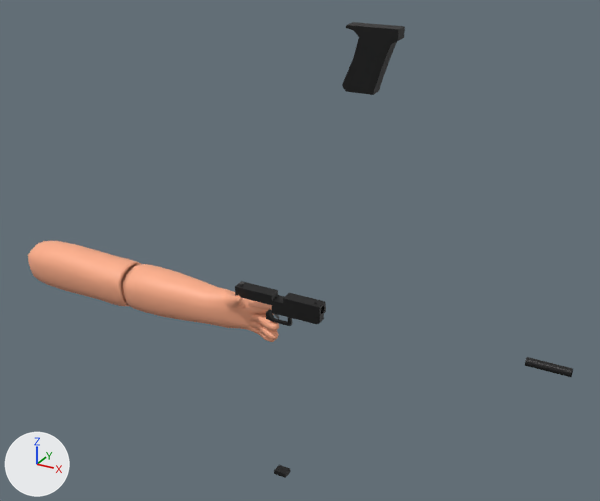
Renders of the glTF model public/glbs/impg.glb from each side of a commit.
Before and after are seen from a camera (50 mm lens) standing at (4.68, -2.35, 1.62) and looking at (3.37, 0.03, 0.42). The axes (+X, +Y, +Z) are drawn at lower left. The lights are the same throughout. The picture after the commit comes second. Where no turn or scale is listed for an object, it has been applied to the vertices.

The older version as bpy lines, for what is in view:
```python
ob_barrel = bpy.data.objects.new('barrel', me_circle_003)
ob_barrel.location = (4.22, -0.085, 0.174)
ob_barrel_001 = bpy.data.objects.new('barrel.001', me_cube_006)
ob_barrel_001.location = (3.346, -0.085, 0.174)
ob_bp = bpy.data.objects.new('bp', me_cube_007)
ob_bp.location = (3.359, -0.091, -0.467)
ob_cube_001 = bpy.data.objects.new('Cube.001', me_mesh)
ob_cube_001.location = (1.69, -0.044, 0.143)
ob_cube_002 = bpy.data.objects.new('Cube.002', me_cube_005)
ob_cube_002.location = (3.346, -0.085, 0.174)
ob_handle = bpy.data.objects.new('handle', me_cube)
ob_handle.location = (3.801, -0.143, 1.167)
ob_handle_003 = bpy.data.objects.new('handle.003', me_cube_003)
ob_handle_003.location = (3.346, -0.085, 0.174)
```
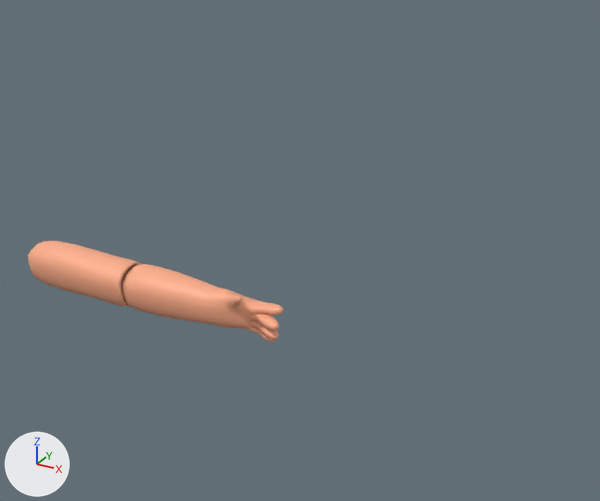
Where the newer file only moved an object's origin or applied its transform, the numbers keep the older frame.

Changed parts and their boxes [x1, y1, x2, y2] in the pictures (600 x 501 px):
'handle', deleted (black)
    before: [342, 22, 405, 95]
'barrel.001', deleted (black)
    before: [235, 281, 326, 318]
'barrel', deleted (black)
    before: [525, 357, 573, 377]
'handle.003', deleted
    before: [272, 306, 324, 324]
'Cube.002', deleted
    before: [266, 309, 292, 326]
'bp', deleted
    before: [274, 465, 290, 478]

The change, as a diff of the scene's bpy script:
```diff
--- a/public/glbs/impg.glb.py
+++ b/public/glbs/impg.glb.py
@@ ob_bp @@
-ob_bp = bpy.data.objects.new('bp', me_cube_007)
-ob_bp.location = (3.359, -0.091, -0.467)
@@ ob_cube_002 @@
-ob_cube_002 = bpy.data.objects.new('Cube.002', me_cube_005)
-ob_cube_002.location = (3.346, -0.085, 0.174)
@@ ob_barrel @@
-ob_barrel = bpy.data.objects.new('barrel', me_circle_003)
-ob_barrel.location = (4.22, -0.085, 0.174)
@@ ob_barrel_001 @@
-ob_barrel_001 = bpy.data.objects.new('barrel.001', me_cube_006)
-ob_barrel_001.location = (3.346, -0.085, 0.174)
@@ ob_handle @@
-ob_handle = bpy.data.objects.new('handle', me_cube)
-ob_handle.location = (3.801, -0.143, 1.167)
@@ ob_handle_003 @@
-ob_handle_003 = bpy.data.objects.new('handle.003', me_cube_003)
-ob_handle_003.location = (3.346, -0.085, 0.174)
```
